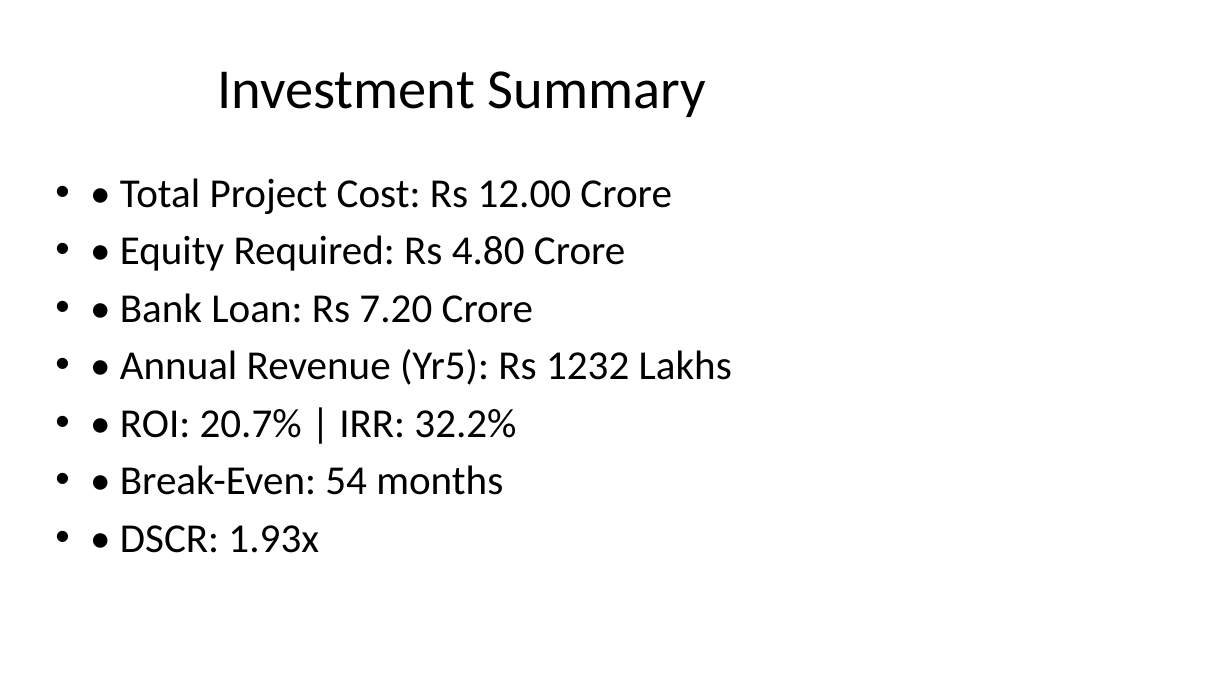
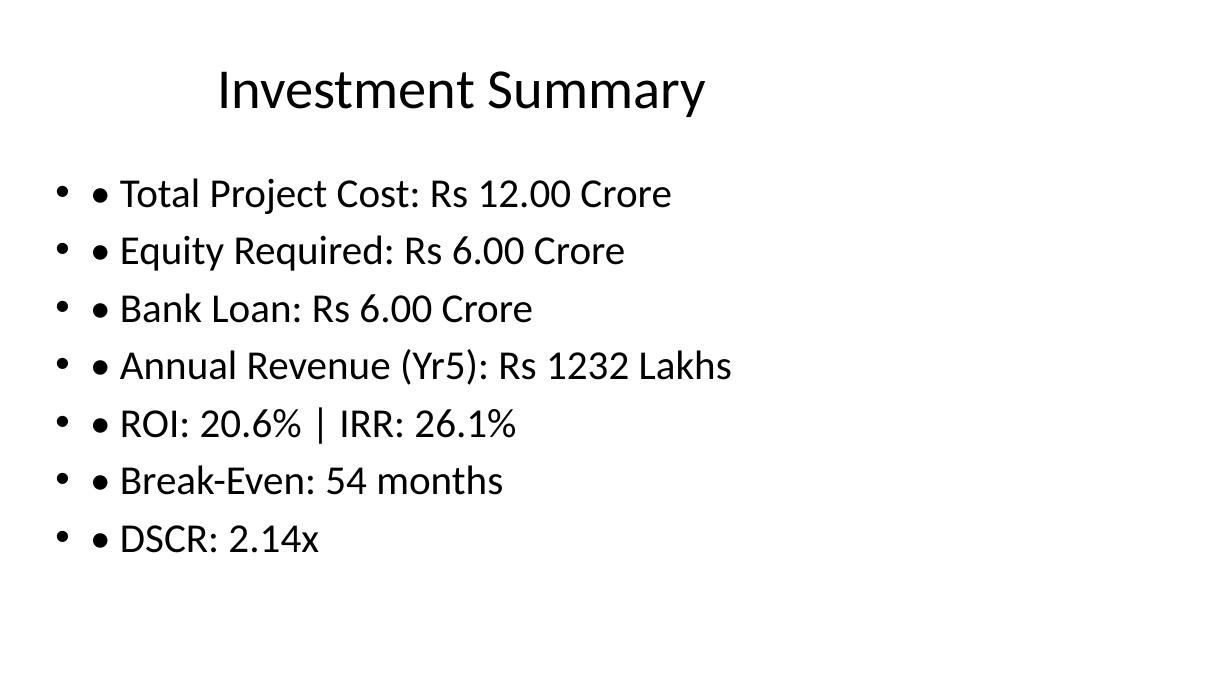
Before and after one commit to pacpltradingdesk-dotcom/bio-bitumen-consultant-portal, a slide deck: slide 3 of data/auto_synced/Investor_Pitch_30MT_Uttar_Pradesh.pptx. Drawn at 1232x693 pixels with LibreOffice and Linux fonts; fonts in the diff are those of the drawing. Boxes give left, top, right and bottom in pixels: in the first picture for what was removed or moved away, otherwise in the second. Text is boxed around its words. In the diff, an @@ line names an element or a change of style, - is before the commit and + after.

```diff
--- a/data/auto_synced/Investor_Pitch_30MT_Uttar_Pradesh.pptx
+++ b/data/auto_synced/Investor_Pitch_30MT_Uttar_Pradesh.pptx
@@ text at bbox=[120, 235, 625, 323]: text changed @@
-• • Equity Required: Rs 4.80 Crore
-• • Bank Loan: Rs 7.20 Crore
+• • Equity Required: Rs 6.00 Crore
+• • Bank Loan: Rs 6.00 Crore
@@ text at bbox=[120, 409, 516, 438]: text changed @@
-• • ROI: 20.7% | IRR: 32.2%
+• • ROI: 20.6% | IRR: 26.1%
@@ text at bbox=[120, 525, 319, 553]: text changed @@
-• • DSCR: 1.93x
+• • DSCR: 2.14x
```
Also in this commit, not shown: 3 other slides changed, 56 other files.
